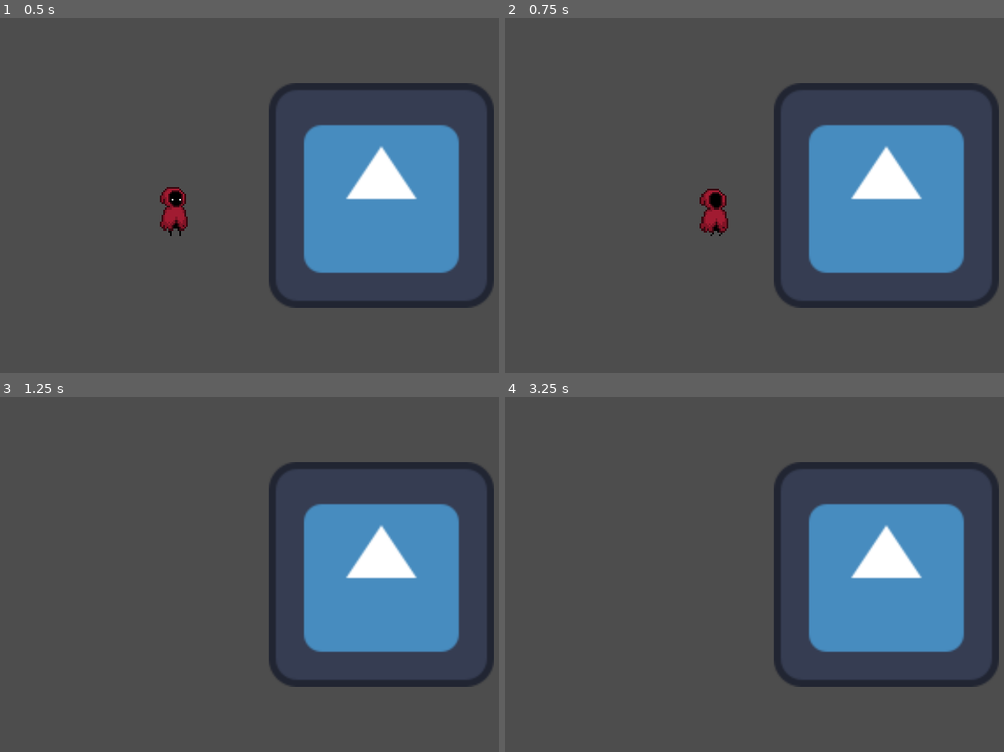
Above: before the commit, frames 1-4 (two rows, left to right).
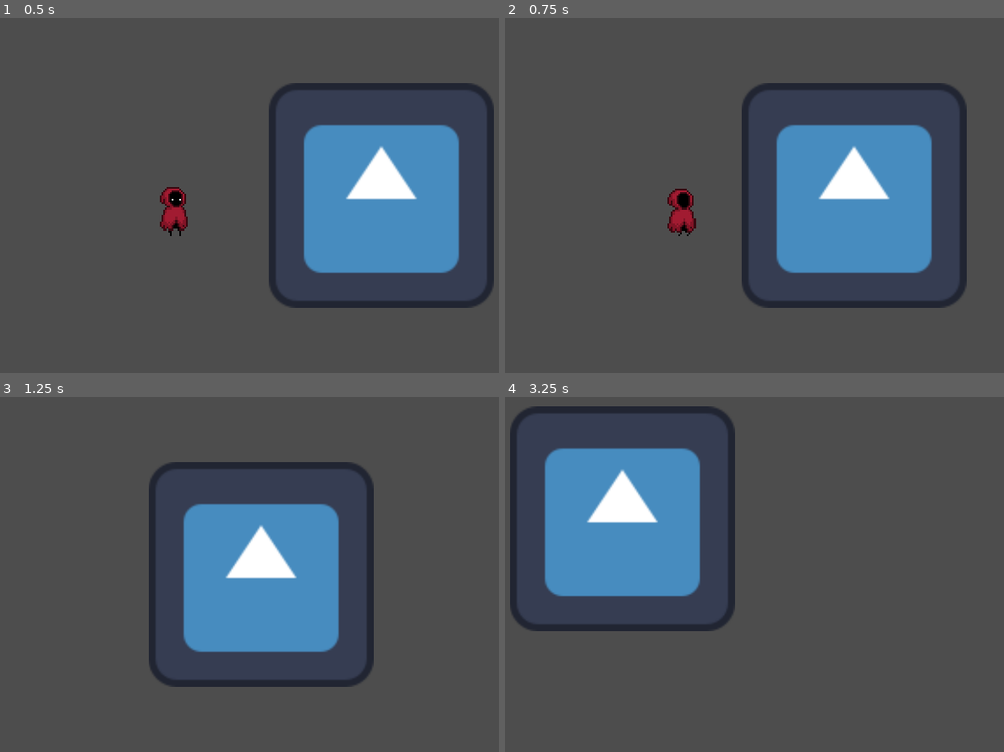
Above: after the commit, the same moments.

Repository: Jerga99/godot-2d-game-course
Game: Godot game, scene res://play_scene.tscn
Two runs of this game, one before a commit and one after it. Both use one fixed random seed, a clock stepped at 60 frames per second and the inputs below. The engine's default icon, where the game draws it, is replaced by a stand-in: a white triangle on a blue panel in a dark square.
Inputs:
- Up to frame 1 (0.5 s): no input
- Up to frame 2 (0.75 s): hold D (right) from 0.53 s (still down)
- Up to frame 3 (1.25 s): keep holding D (right)
- Up to frame 4 (3.25 s): release D (right) at 1.28 s; hold S (down) 1.28-2.03 s; hold D (right) 2.03-2.78 s; hold W (up) from 2.78 s (still down)

Frame 1 is identical in both runs. In frame 2, 12% of the frame differs, in the area x 32-99%, y 18-82%; in frame 3, 25%; in frame 4, 33%, in the area x 1-99%, y 2-82%.

Commit message:
Follow Camera

Diff:
--- /dev/null
+++ b/follow_camera.gd
@@ -0,0 +1,6 @@
+extends Camera2D
+
+@export var follow_target: Node2D
+
+func _process(delta):
+	self.position = follow_target.position
--- a/play_scene.tscn
+++ b/play_scene.tscn
@@ -1,12 +1,15 @@
-[gd_scene load_steps=3 format=3 uid="uid://cupet4wimcgu0"]
+[gd_scene load_steps=4 format=3 uid="uid://cupet4wimcgu0"]
 
+[ext_resource type="Script" uid="uid://bx0us8nmrqijg" path="res://follow_camera.gd" id="1_1p5oe"]
 [ext_resource type="Texture2D" uid="uid://bcrpavqvnlvde" path="res://icon.svg" id="1_memhf"]
 [ext_resource type="PackedScene" uid="uid://cqsorrlaroety" path="res://player.tscn" id="2_0tbyp"]
 
 [node name="PlayScene" type="Node2D"]
 
-[node name="Camera2D" type="Camera2D" parent="."]
+[node name="Camera2D" type="Camera2D" parent="." node_paths=PackedStringArray("follow_target")]
 zoom = Vector2(5, 5)
+script = ExtResource("1_1p5oe")
+follow_target = NodePath("../Player")
 
 [node name="Player" parent="." instance=ExtResource("2_0tbyp")]
 speed = 100.0
Not shown, added: follow_camera.gd.uid
